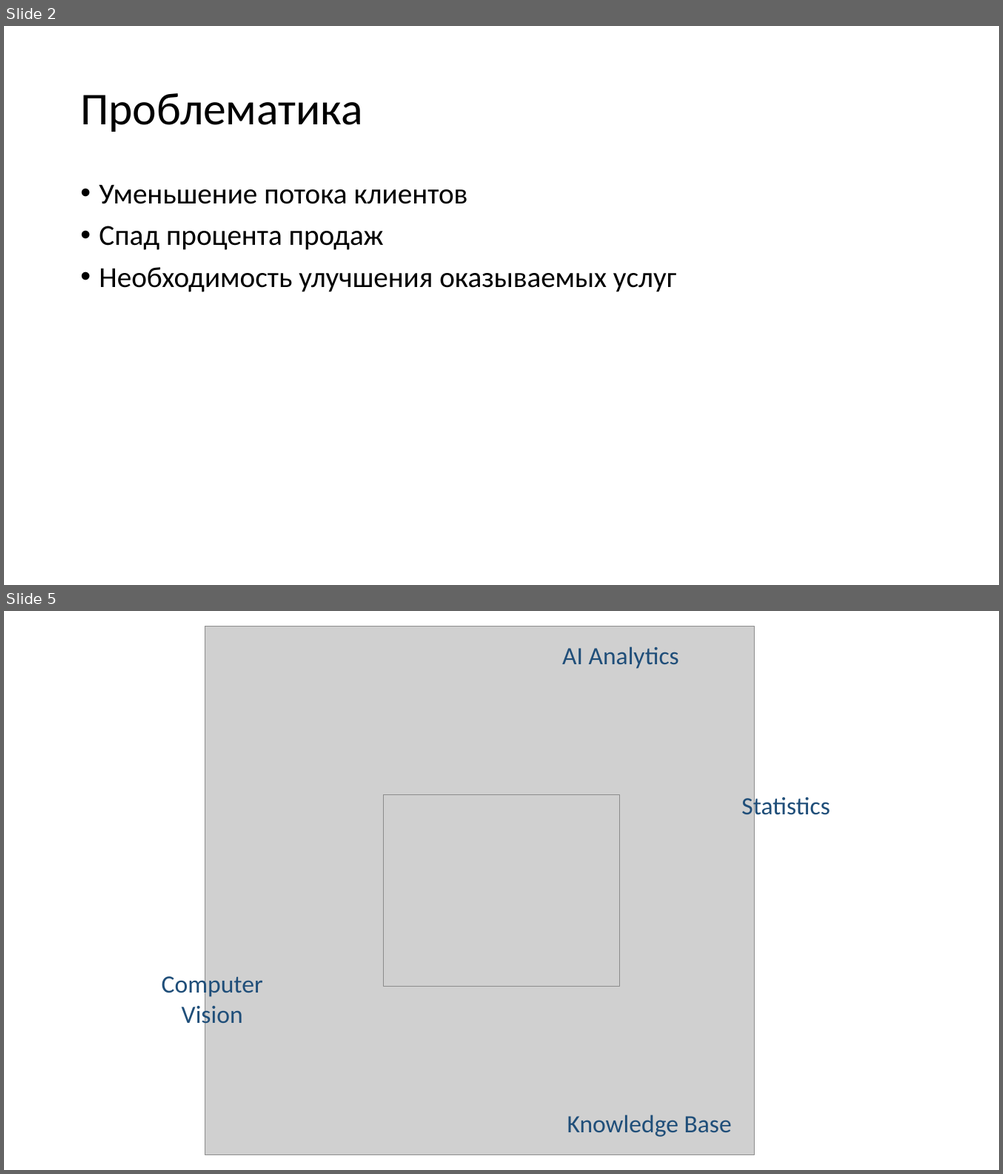
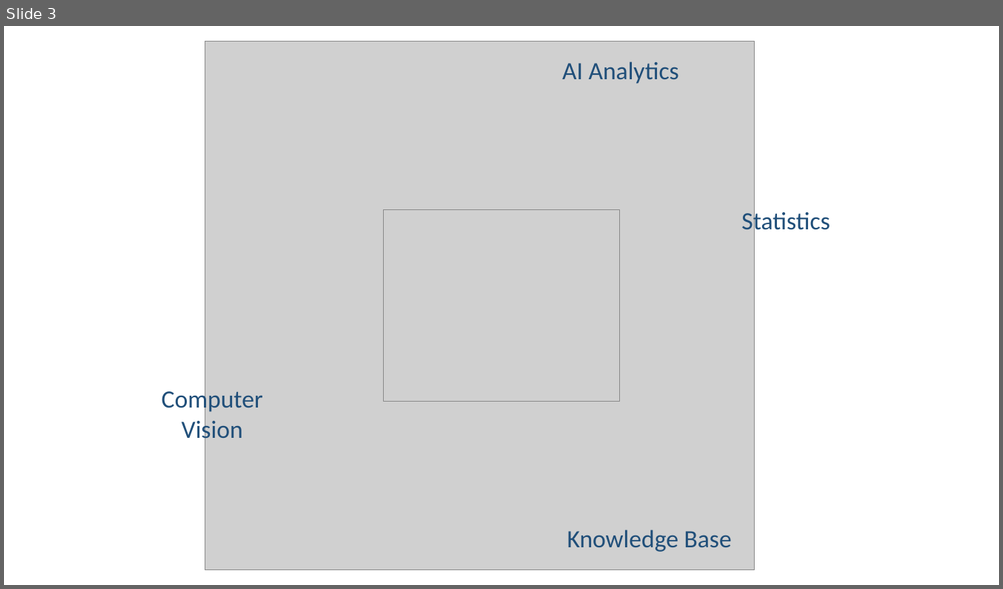
Before and after one commit to vadikko2/Hack_university, a slide deck: Hack_present - 3.pptx. Shown one above the other, each under a label of ours: slides 2 and 5 before the commit, slide 3 after it; the slides between them are not shown. The pictures are 1003x1174 and 1003x589 pixels, drawn with LibreOffice and Linux fonts; fonts in the diff are those of the drawing; grey boxes stand for pictures. Boxes give left, top, right and bottom in pixels: in the first picture for what was removed or moved away, otherwise in the second. Text is boxed around its words. In the diff, an @@ line names an element or a change of style, - is before the commit and + after.

```diff
--- a/Hack_present - 3.pptx
+++ b/Hack_present - 3.pptx
@@ slide 2 removed at [4, 26, 999, 585], background #FFFFFF @@
@@ title removed at [80, 93, 363, 132] @@
-Проблематика
@@ text removed at [99, 185, 676, 292] @@
-• Уменьшение потока клиентов
-• Спад процента продаж
-• Необходимость улучшения оказываемых услуг
@@ what was slide 5 is now slide 3 @@
```
Also in this commit, not shown: 1 slide changed, 4 slides added, 1 other slide removed.
